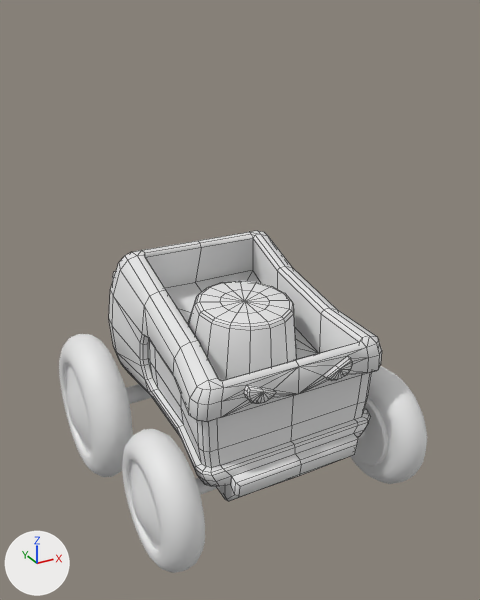
An edit to the FBX model Vivant_StudioM_Gamejam2025/Assets/1_Ressources/Adem/Mesh/Mow.fbx, drawn before and after from the same camera.
One viewpoint serves both versions: a 50 mm lens placed at (-0.787, -1.434, 1.058), pointed at (0.039, 0.068, 0.307). Lighting does not change. The marker at lower left points along +X, +Y and +Z. Mesh edges are drawn as thin lines on the coarser meshes. Where no turn or scale is listed for an object, it has been applied to the vertices. Vertices at the same position are counted once.

The first picture shows 'Back_Wheels', 'Front_Wheels', 'Mow'.
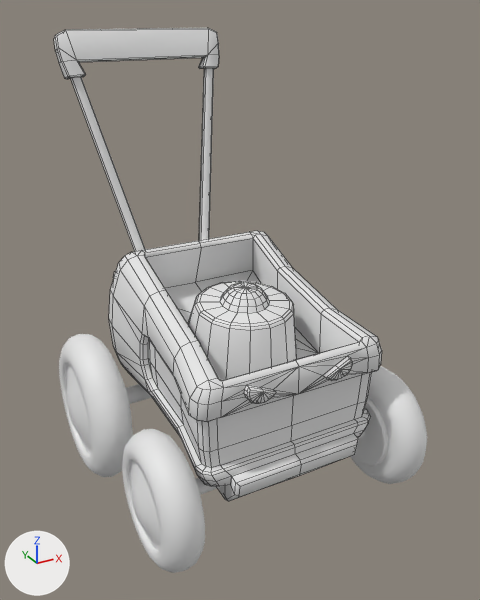
Where the newer file only moved an object's origin or applied its transform, the numbers keep the older frame.

Changed parts and their boxes (x1, y1, x2, y2) in the pictures (480 x 600 px):
'Mow', reshaped (20% wider, 75% taller): before (109, 231, 382, 501); after (54, 28, 382, 501)
part 1 of me_mesh, built on: before (112, 271, 116, 283); after (54, 28, 219, 279)
part 2 of me_mesh, built on: before (220, 290, 269, 313); after (220, 282, 269, 313)

Diff of the bpy script that builds the scene:
```diff
--- a/Vivant_StudioM_Gamejam2025/Assets/1_Ressources/Adem/Mesh/Mow.fbx.py
+++ b/Vivant_StudioM_Gamejam2025/Assets/1_Ressources/Adem/Mesh/Mow.fbx.py
@@ me_mesh @@
 # used by ob_mow; location = (0.0, 0.0, -0.182)
-me_mesh.from_pydata(...)  # 510 vertices, 554 faces; spans x -0.273..0.273, y -0.321..0.455, z 0.111..0.616
+me_mesh.from_pydata(...)  # 652 vertices, 707 faces; spans x -0.273..0.273, y -0.321..0.657, z 0.111..1.183
+# me_mesh part 1
+# 7 vertices are removed from x -0.202..0.202, y 0.308..0.439, z 0.494..0.502
+# 16 faces are deleted
+# 6 vertices move from x -0.208..0.208, y 0.45..0.455, z 0.412..0.472 to x -0.206..0.206, y 0.448..0.453, z 0.412..0.471
+# 101 vertices are added at x -0.261..0.261, y 0.308..0.657, z 0.494..1.183
+# 121 new faces join them
+# me_mesh part 2
+# 1 vertex is removed from x 0.0, y -0.029, z 0.532
+# 16 faces are deleted
+# 49 vertices are added at x -0.059..0.059, y -0.089..0.028, z 0.541..0.574
+# 64 new faces join them
```
